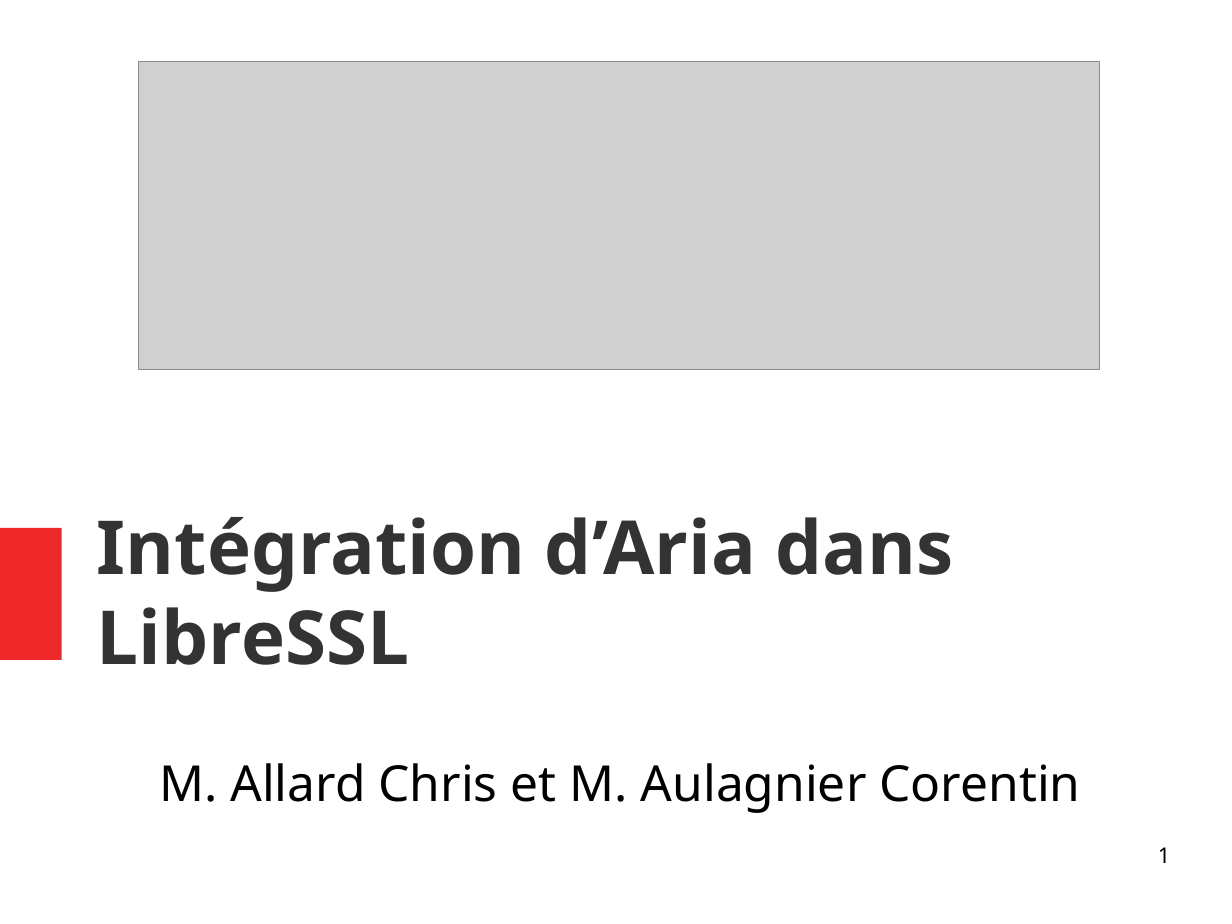
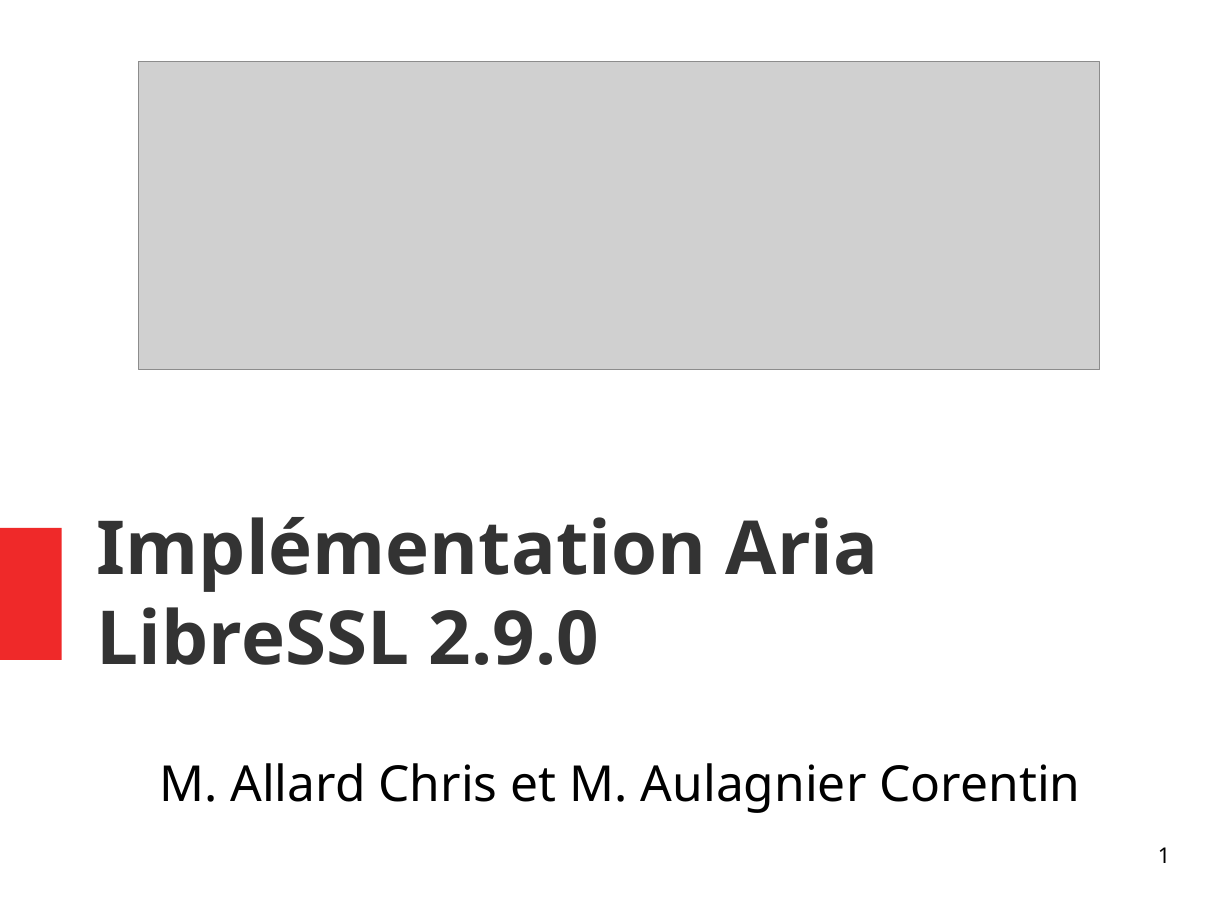
Before and after one commit to Allard-Chris/Aria, a slide deck: slide 1 of docs/[M2CSI]_ICP_Aria_Allard_Aulagnier.odp. Drawn at 1232x924 pixels with LibreOffice and Linux fonts; fonts in the diff are those of the drawing; grey boxes stand for pictures. Boxes give left, top, right and bottom in pixels: in the first picture for what was removed or moved away, otherwise in the second. Text is boxed around its words. In the diff, an @@ line names an element or a change of style, - is before the commit and + after.

```diff
--- a/docs/[M2CSI]_ICP_Aria_Allard_Aulagnier.odp
+++ b/docs/[M2CSI]_ICP_Aria_Allard_Aulagnier.odp
@@ title at (97, 517, 879, 665): text changed @@
-Intégration d’Aria dans LibreSSL
+Implémentation Aria LibreSSL 2.9.0
```
Also in this commit, not shown: 6 other slides changed, 15 slides added, 3 slides removed, 3 other files.
